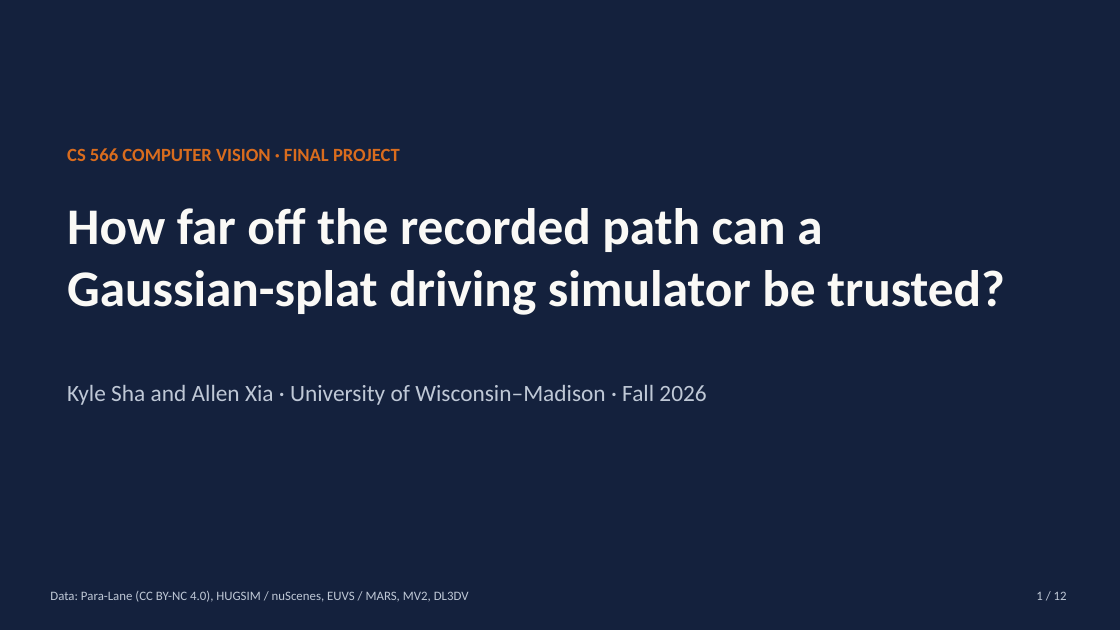
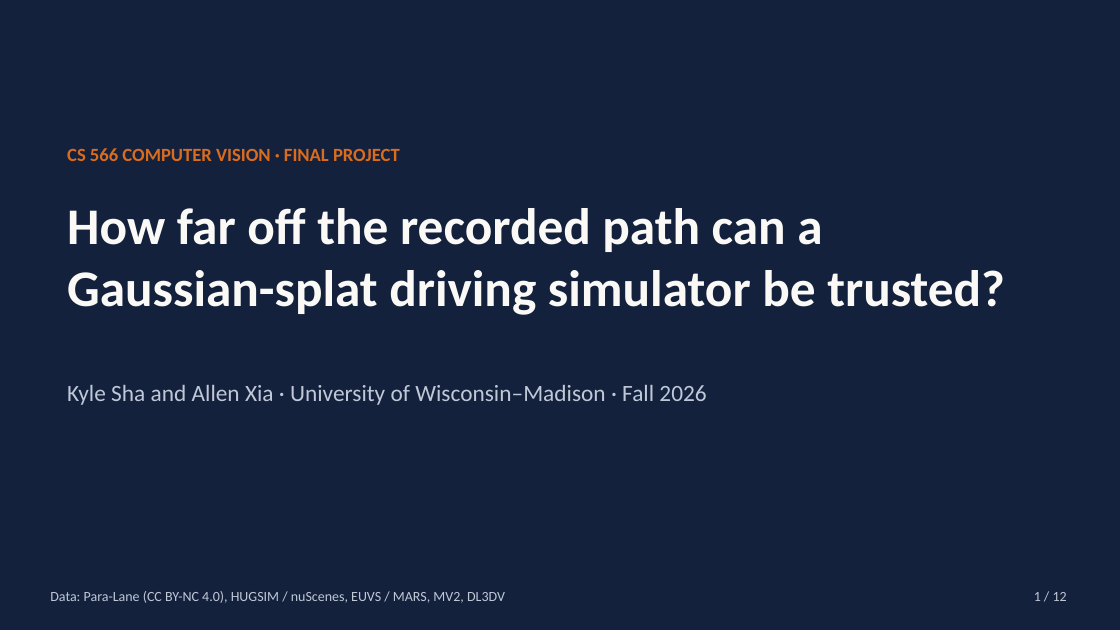
Before and after one commit to ksha23/cs566-drive-sim, a slide deck: slide 1 of docs/cs566_drive_sim_talk.pptx. Drawn at 1120x630 pixels with LibreOffice and Linux fonts; fonts in the diff are those of the drawing. Boxes give left, top, right and bottom in pixels: in the first picture for what was removed or moved away, otherwise in the second. Text is boxed around its words. In the diff, an @@ line names an element or a change of style, - is before the commit and + after.

```diff
--- a/docs/cs566_drive_sim_talk.pptx
+++ b/docs/cs566_drive_sim_talk.pptx
@@ text "Data: Para-Lane (CC BY-NC 4.0), ..." at (50,591,505,603): size 11 to 12 pt @@
@@ text "1 / 12" at (1034,592,1067,601): size 11 to 12 pt @@
```
Also in this commit, not shown: 11 other slides changed, 2 other files.
